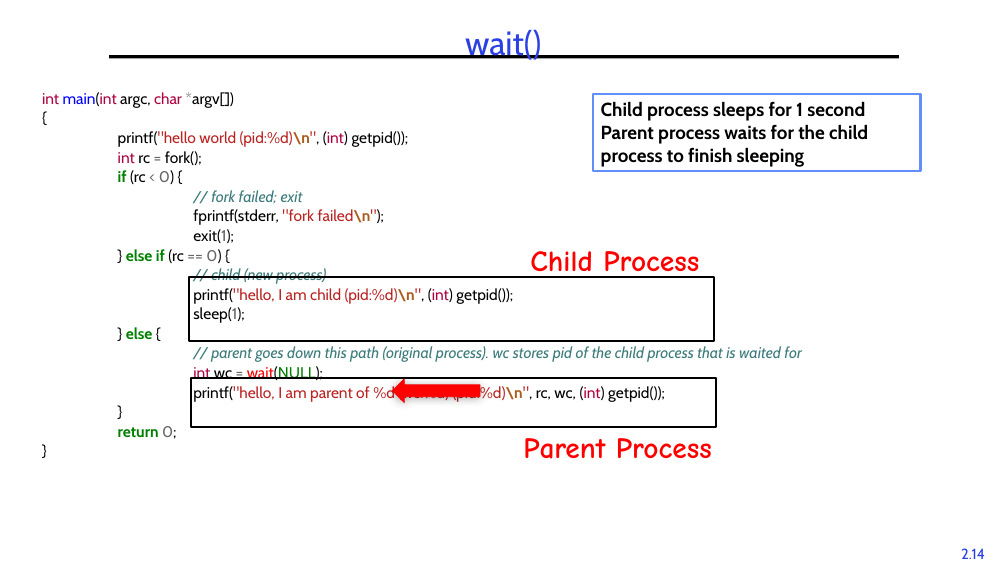
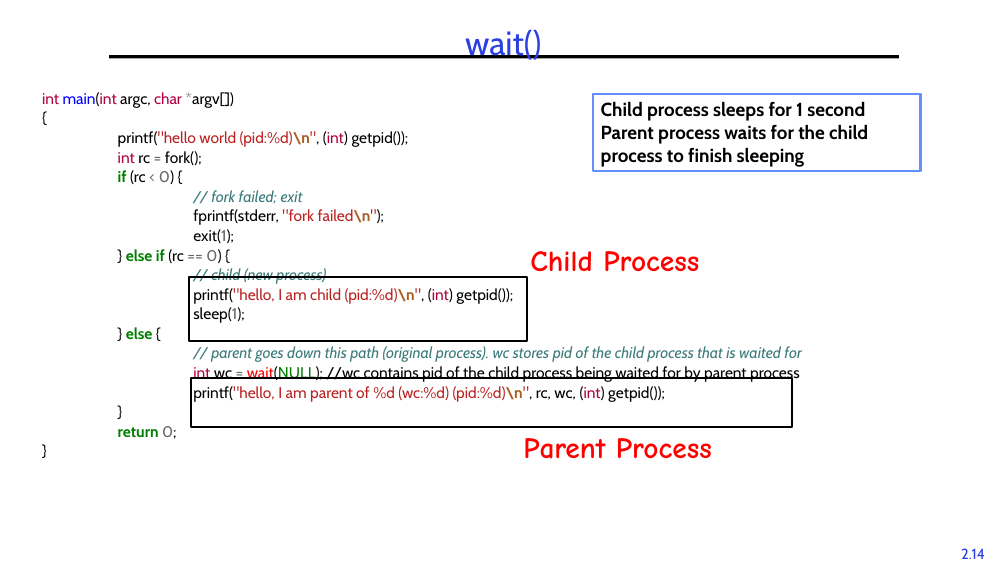
Before and after one commit to guhofstra/CSC256Fa25, a slide deck: slide 14 of PPTs/2-Processes.pptx. Drawn at 1008x567 pixels with LibreOffice and Linux fonts; fonts in the diff are those of the drawing. Boxes give left, top, right and bottom in pixels: in the first picture for what was removed or moved away, otherwise in the second. Text is boxed around its words. In the diff, an @@ line names an element or a change of style, - is before the commit and + after.

```diff
--- a/PPTs/2-Processes.pptx
+++ b/PPTs/2-Processes.pptx
@@ rectangle: place and size @@
-rectangle at (189,277,715,341)
+rectangle at (189,277,527,341)
@@ rectangle: place and size @@
-rectangle at (191,378,716,427)
+rectangle at (191,378,792,427)
@@ text at (193,366,800,383): text changed @@
-int wc = wait(NULL);
+int wc = wait(NULL); //wc contains pid of the child process being waited for by parent process
@@ right arrow removed at (392,379,480,402) @@
```
Also in this commit, not shown: 4 other slides changed, 1 other file.
